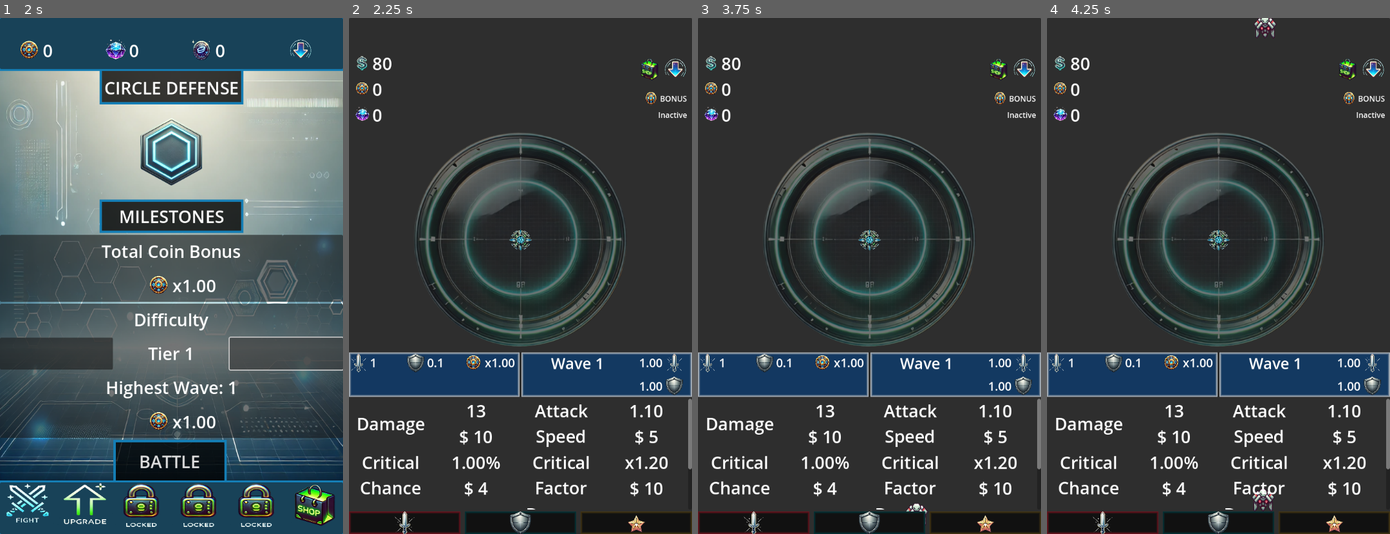
Above: before the commit, frames 1-4 (left to right).
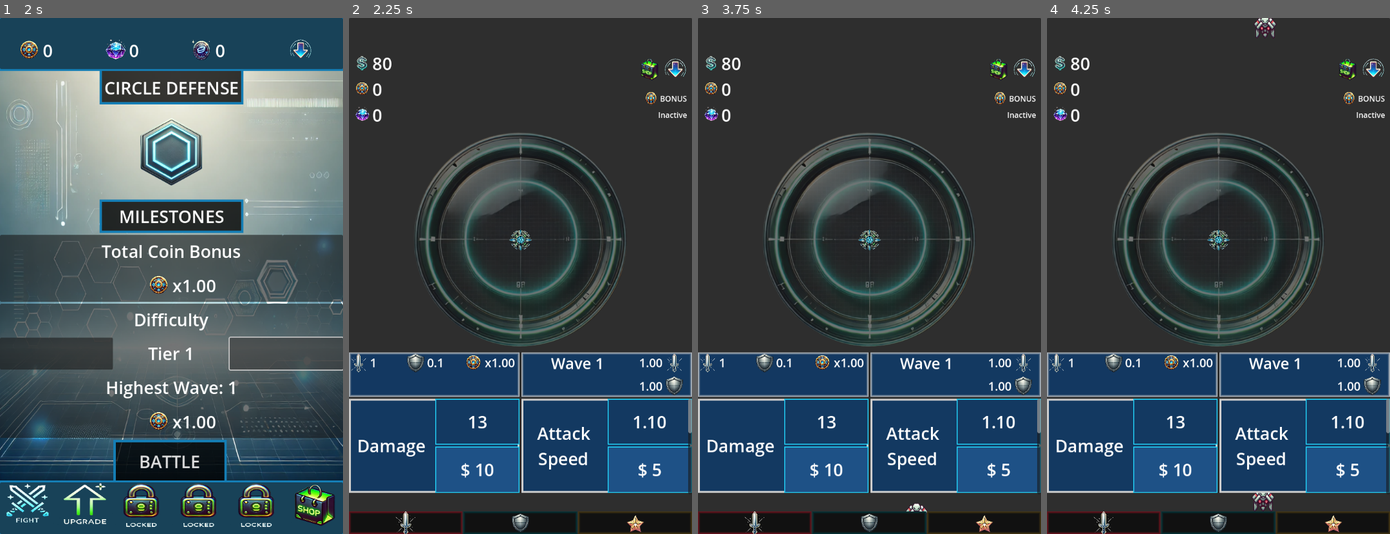
Above: after the commit, the same moments.

Repository: ascyrax/circle-defence
Game: Godot game, scene res://main.tscn
Same seed, same stepped clock (60 frames per second), same inputs: the game is played once before the commit and once after it.
Inputs (mouse positions are in pixels of both pictures, inside the frame that each line leads up to):
- Up to frame 1 (2 s): click (54, 353) at 0.5 s; click (284, 353) at 1.25 s
- Up to frame 2 (2.25 s): click "BATTLE" at 2 s
- Up to frame 3 (3.75 s): tap Enter at 2.75 s; tap Space at 3.5 s
- Up to frame 4 (4.25 s): no input

Frame 1 is identical in both runs. In frame 2, 19% of the frame differs, in the area x 0-100%, y 73-100%; in frame 3, 19%; in frame 4, 19%.

Commit message:
upgrade scrolling works

Diff:
--- a/attack_upgrades.tscn
+++ b/attack_upgrades.tscn
@@ -1,4 +1,27 @@
-[gd_scene format=3 uid="uid://bi2247ypwfyr6"]
+[gd_scene load_steps=4 format=3 uid="uid://bi2247ypwfyr6"]
+
+[sub_resource type="StyleBoxFlat" id="StyleBoxFlat_2irwn"]
+bg_color = Color(0.0745098, 0.223529, 0.380392, 1)
+border_width_left = 4
+border_width_top = 4
+border_width_right = 4
+border_width_bottom = 4
+
+[sub_resource type="StyleBoxFlat" id="StyleBoxFlat_f065n"]
+bg_color = Color(0.0745098, 0.223529, 0.380392, 1)
+border_width_left = 2
+border_width_top = 2
+border_width_right = 2
+border_width_bottom = 2
+border_color = Color(0.133333, 0.815686, 0.968627, 1)
+
+[sub_resource type="StyleBoxFlat" id="StyleBoxFlat_7nfec"]
+bg_color = Color(0.119968, 0.31667, 0.524299, 1)
+border_width_left = 2
+border_width_top = 2
+border_width_right = 2
+border_width_bottom = 2
+border_color = Color(0.133333, 0.815686, 0.968627, 1)
 
 [node name="AttackUpgrades" type="Control"]
 layout_mode = 3
@@ -7,29 +30,37 @@
 anchor_bottom = 1.0
 grow_horizontal = 2
 grow_vertical = 2
+size_flags_horizontal = 3
+size_flags_vertical = 3
 
 [node name="ScrollContainer" type="ScrollContainer" parent="."]
-layout_mode = 1
-anchors_preset = 15
-anchor_right = 1.0
-anchor_bottom = 1.0
-grow_horizontal = 2
-grow_vertical = 2
+layout_mode = 0
+offset_right = 720.0
+offset_bottom = 200.0
 
 [node name="VBoxContainer" type="VBoxContainer" parent="ScrollContainer"]
-layout_mode = 2
-size_flags_horizontal = 3
-size_flags_vertical = 3
+custom_minimum_size = Vector2(720, 600)
+layout_mode = 2
 
 [node name="Attack" type="HBoxContainer" parent="ScrollContainer/VBoxContainer"]
 layout_mode = 2
 size_flags_vertical = 3
 
-[node name="Damage" type="HBoxContainer" parent="ScrollContainer/VBoxContainer/Attack"]
-layout_mode = 2
-size_flags_horizontal = 3
-
-[node name="Title" type="Label" parent="ScrollContainer/VBoxContainer/Attack/Damage"]
+[node name="Damage" type="Panel" parent="ScrollContainer/VBoxContainer/Attack"]
+layout_mode = 2
+size_flags_horizontal = 3
+theme_override_styles/panel = SubResource("StyleBoxFlat_2irwn")
+
+[node name="Damage" type="HBoxContainer" parent="ScrollContainer/VBoxContainer/Attack/Damage"]
+layout_mode = 1
+anchors_preset = 15
+anchor_right = 1.0
+anchor_bottom = 1.0
+grow_horizontal = 2
+grow_vertical = 2
+size_flags_horizontal = 3
+
+[node name="Title" type="Label" parent="ScrollContainer/VBoxContainer/Attack/Damage/Damage"]
 layout_mode = 2
 size_flags_horizontal = 3
 size_flags_vertical = 1
@@ -38,32 +69,44 @@
 horizontal_alignment = 1
 vertical_alignment = 1
 
-[node name="VBoxContainer" type="VBoxContainer" parent="ScrollContainer/VBoxContainer/Attack/Damage"]
-layout_mode = 2
-size_flags_horizontal = 3
-
-[node name="Value" type="Label" parent="ScrollContainer/VBoxContainer/Attack/Damage/VBoxContainer"]
-layout_mode = 2
-size_flags_vertical = 3
-theme_override_font_sizes/font_size = 36
+[node name="VBoxContainer" type="VBoxContainer" parent="ScrollContainer/VBoxContainer/Attack/Damage/Damage"]
+layout_mode = 2
+size_flags_horizontal = 3
+
+[node name="Value" type="Label" parent="ScrollContainer/VBoxContainer/Attack/Damage/Damage/VBoxContainer"]
+layout_mode = 2
+size_flags_vertical = 3
+theme_override_font_sizes/font_size = 36
+theme_override_styles/normal = SubResource("StyleBoxFlat_f065n")
 text = "13
 "
 horizontal_alignment = 1
 vertical_alignment = 1
 
-[node name="UpgradeCost" type="Label" parent="ScrollContainer/VBoxContainer/Attack/Damage/VBoxContainer"]
-layout_mode = 2
-size_flags_vertical = 3
-theme_override_font_sizes/font_size = 36
+[node name="UpgradeCost" type="Label" parent="ScrollContainer/VBoxContainer/Attack/Damage/Damage/VBoxContainer"]
+layout_mode = 2
+size_flags_vertical = 3
+theme_override_font_sizes/font_size = 36
+theme_override_styles/normal = SubResource("StyleBoxFlat_7nfec")
 text = "$ 10"
 horizontal_alignment = 1
 vertical_alignment = 1
 
-[node name="AttackSpeed" type="HBoxContainer" parent="ScrollContainer/VBoxContainer/Attack"]
-layout_mode = 2
-size_flags_horizontal = 3
-
-[node name="Title" type="Label" parent="ScrollContainer/VBoxContainer/Attack/AttackSpeed"]
+[node name="Speed" type="Panel" parent="ScrollContainer/VBoxContainer/Attack"]
+layout_mode = 2
+size_flags_horizontal = 3
+theme_override_styles/panel = SubResource("StyleBoxFlat_2irwn")
+
+[node name="Speed" type="HBoxContainer" parent="ScrollContainer/VBoxContainer/Attack/Speed"]
+layout_mode = 1
+anchors_preset = 15
+anchor_right = 1.0
+anchor_bottom = 1.0
+grow_horizontal = 2
+grow_vertical = 2
+size_flags_horizontal = 3
+
+[node name="Title" type="Label" parent="ScrollContainer/VBoxContainer/Attack/Speed/Speed"]
 layout_mode = 2
 size_flags_horizontal = 3
 size_flags_vertical = 1
@@ -73,22 +116,24 @@
 horizontal_alignment = 1
 vertical_alignment = 1
 
-[node name="VBoxContainer" type="VBoxContainer" parent="ScrollContainer/VBoxContainer/Attack/AttackSpeed"]
-layout_mode = 2
-size_flags_horizontal = 3
-
-[node name="Value" type="Label" parent="ScrollContainer/VBoxContainer/Attack/AttackSpeed/VBoxContainer"]
-layout_mode = 2
-size_flags_vertical = 3
-theme_override_font_sizes/font_size = 36
+[node name="VBoxContainer" type="VBoxContainer" parent="ScrollContainer/VBoxContainer/Attack/Speed/Speed"]
+layout_mode = 2
+size_flags_horizontal = 3
+
+[node name="Value" type="Label" parent="ScrollContainer/VBoxContainer/Attack/Speed/Speed/VBoxContainer"]
+layout_mode = 2
+size_flags_vertical = 3
+theme_override_font_sizes/font_size = 36
+theme_override_styles/normal = SubResource("StyleBoxFlat_f065n")
 text = "1.10"
 horizontal_alignment = 1
 vertical_alignment = 1
 
-[node name="UpgradeCost" type="Label" parent="ScrollContainer/VBoxContainer/Attack/AttackSpeed/VBoxContainer"]
-layout_mode = 2
-size_flags_vertical = 3
-theme_override_font_sizes/font_size = 36
+[node name="UpgradeCost" type="Label" parent="ScrollContainer/VBoxContainer/Attack/Speed/Speed/VBoxContainer"]
+layout_mode = 2
+size_flags_vertical = 3
+theme_override_font_sizes/font_size = 36
+theme_override_styles/normal = SubResource("StyleBoxFlat_7nfec")
 text = "$ 5
 "
 horizontal_alignment = 1
@@ -98,11 +143,21 @@
 layout_mode = 2
 size_flags_vertical = 3
 
-[node name="CriticalChance" type="HBoxContainer" parent="ScrollContainer/VBoxContainer/Critical"]
-layout_mode = 2
-size_flags_horizontal = 3
-
-[node name="Title" type="Label" parent="ScrollContainer/VBoxContainer/Critical/CriticalChance"]
+[node name="Chance" type="Panel" parent="ScrollContainer/VBoxContainer/Critical"]
+layout_mode = 2
+size_flags_horizontal = 3
+theme_override_styles/panel = SubResource("StyleBoxFlat_2irwn")
+
+[node name="Chance" type="HBoxContainer" parent="ScrollContainer/VBoxContainer/Critical/Chance"]
+layout_mode = 1
+anchors_preset = 15
+anchor_right = 1.0
+anchor_bottom = 1.0
+grow_horizontal = 2
+grow_vertical = 2
+size_flags_horizontal = 3
+
+[node name="Title" type="Label" parent="ScrollContainer/VBoxContainer/Critical/Chance/Chance"]
 layout_mode = 2
 size_flags_horizontal = 3
 size_flags_vertical = 1
@@ -112,31 +167,43 @@
 horizontal_alignment = 1
 vertical_alignment = 1
 
-[node name="VBoxContainer" type="VBoxContainer" parent="ScrollContainer/VBoxContainer/Critical/CriticalChance"]
-layout_mode = 2
-size_flags_horizontal = 3
-
-[node name="Value" type="Label" parent="ScrollContainer/VBoxContainer/Critical/CriticalChance/VBoxContainer"]
-layout_mode = 2
-size_flags_vertical = 3
-theme_override_font_sizes/font_size = 36
+[node name="VBoxContainer" type="VBoxContainer" parent="ScrollContainer/VBoxContainer/Critical/Chance/Chance"]
+layout_mode = 2
+size_flags_horizontal = 3
+
+[node name="Value" type="Label" parent="ScrollContainer/VBoxContainer/Critical/Chance/Chance/VBoxContainer"]
+layout_mode = 2
+size_flags_vertical = 3
+theme_override_font_sizes/font_size = 36
+theme_override_styles/normal = SubResource("StyleBoxFlat_f065n")
 text = "1.00%"
 horizontal_alignment = 1
 vertical_alignment = 1
 
-[node name="UpgradeCost" type="Label" parent="ScrollContainer/VBoxContainer/Critical/CriticalChance/VBoxContainer"]
-layout_mode = 2
-size_flags_vertical = 3
-theme_override_font_sizes/font_size = 36
+[node name="UpgradeCost" type="Label" parent="ScrollContainer/VBoxContainer/Critical/Chance/Chance/VBoxContainer"]
+layout_mode = 2
+size_flags_vertical = 3
+theme_override_font_sizes/font_size = 36
+theme_override_styles/normal = SubResource("StyleBoxFlat_7nfec")
 text = "$ 4"
 horizontal_alignment = 1
 vertical_alignment = 1
 
-[node name="AttackSpeed" type="HBoxContainer" parent="ScrollContainer/VBoxContainer/Critical"]
-layout_mode = 2
-size_flags_horizontal = 3
-
-[node name="Title" type="Label" parent="ScrollContainer/VBoxContainer/Critical/AttackSpeed"]
+[node name="Factor" type="Panel" parent="ScrollContainer/VBoxContainer/Critical"]
+layout_mode = 2
+size_flags_horizontal = 3
+theme_override_styles/panel = SubResource("StyleBoxFlat_2irwn")
+
+[node name="Factor2" type="HBoxContainer" parent="ScrollContainer/VBoxContainer/Critical/Factor"]
+layout_mode = 1
+anchors_preset = 15
+anchor_right = 1.0
+anchor_bottom = 1.0
+grow_horizontal = 2
+grow_vertical = 2
+size_flags_horizontal = 3
+
+[node name="Title" type="Label" parent="ScrollContainer/VBoxContainer/Critical/Factor/Factor2"]
 layout_mode = 2
 size_flags_horizontal = 3
 size_flags_vertical = 1
@@ -146,22 +213,24 @@
 horizontal_alignment = 1
 vertical_alignment = 1
 
-[node name="VBoxContainer" type="VBoxContainer" parent="ScrollContainer/VBoxContainer/Critical/AttackSpeed"]
-layout_mode = 2
-size_flags_horizontal = 3
-
-[node name="Value" type="Label" parent="ScrollContainer/VBoxContainer/Critical/AttackSpeed/VBoxContainer"]
-layout_mode = 2
-size_flags_vertical = 3
-theme_override_font_sizes/font_size = 36
+[node name="VBoxContainer" type="VBoxContainer" parent="ScrollContainer/VBoxContainer/Critical/Factor/Factor2"]
+layout_mode = 2
+size_flags_horizontal = 3
+
+[node name="Value" type="Label" parent="ScrollContainer/VBoxContainer/Critical/Factor/Factor2/VBoxContainer"]
+layout_mode = 2
+size_flags_vertical = 3
+theme_override_font_sizes/font_size = 36
+theme_override_styles/normal = SubResource("StyleBoxFlat_f065n")
 text = "x1.20"
 horizontal_alignment = 1
 vertical_alignment = 1
 
-[node name="UpgradeCost" type="Label" parent="ScrollContainer/VBoxContainer/Critical/AttackSpeed/VBoxContainer"]
-layout_mode = 2
-size_flags_vertical = 3
-theme_override_font_sizes/font_size = 36
+[node name="UpgradeCost" type="Label" parent="ScrollContainer/VBoxContainer/Critical/Factor/Factor2/VBoxContainer"]
+layout_mode = 2
+size_flags_vertical = 3
+theme_override_font_sizes/font_size = 36
+theme_override_styles/normal = SubResource("StyleBoxFlat_7nfec")
 text = "$ 10
 "
 horizontal_alignment = 1
@@ -171,11 +240,21 @@
 layout_mode = 2
 size_flags_vertical = 3
 
-[node name="Range" type="HBoxContainer" parent="ScrollContainer/VBoxContainer/Range"]
-layout_mode = 2
-size_flags_horizontal = 3
-
-[node name="Title" type="Label" parent="ScrollContainer/VBoxContainer/Range/Range"]
+[node name="Range" type="Panel" parent="ScrollContainer/VBoxContainer/Range"]
+layout_mode = 2
+size_flags_horizontal = 3
+theme_override_styles/panel = SubResource("StyleBoxFlat_2irwn")
+
+[node name="Range" type="HBoxContainer" parent="ScrollContainer/VBoxContainer/Range/Range"]
+layout_mode = 1
+anchors_preset = 15
+anchor_right = 1.0
+anchor_bottom = 1.0
+grow_horizontal = 2
+grow_vertical = 2
+size_flags_horizontal = 3
+
+[node name="Title" type="Label" parent="ScrollContainer/VBoxContainer/Range/Range/Range"]
 layout_mode = 2
 size_flags_horizontal = 3
 size_flags_vertical = 1
@@ -184,31 +263,43 @@
 horizontal_alignment = 1
 vertical_alignment = 1
 
-[node name="VBoxContainer" type="VBoxContainer" parent="ScrollContainer/VBoxContainer/Range/Range"]
-layout_mode = 2
-size_flags_horizontal = 3
-
-[node name="Value" type="Label" parent="ScrollContainer/VBoxContainer/Range/Range/VBoxContainer"]
-layout_mode = 2
-size_flags_vertical = 3
-theme_override_font_sizes/font_size = 36
+[node name="VBoxContainer" type="VBoxContainer" parent="ScrollContainer/VBoxContainer/Range/Range/Range"]
+layout_mode = 2
+size_flags_horizontal = 3
+
+[node name="Value" type="Label" parent="ScrollContainer/VBoxContainer/Range/Range/Range/VBoxContainer"]
+layout_mode = 2
+size_flags_vertical = 3
+theme_override_font_sizes/font_size = 36
+theme_override_styles/normal = SubResource("StyleBoxFlat_f065n")
 text = "30.00m"
 horizontal_alignment = 1
 vertical_alignment = 1
 
-[node name="UpgradeCost" type="Label" parent="ScrollContainer/VBoxContainer/Range/Range/VBoxContainer"]
-layout_mode = 2
-size_flags_vertical = 3
-theme_override_font_sizes/font_size = 36
+[node name="UpgradeCost" type="Label" parent="ScrollContainer/VBoxContainer/Range/Range/Range/VBoxContainer"]
+layout_mode = 2
+size_flags_vertical = 3
+theme_override_font_sizes/font_size = 36
+theme_override_styles/normal = SubResource("StyleBoxFlat_7nfec")
 text = "$ 10"
 horizontal_alignment = 1
 vertical_alignment = 1
 
-[node name="DamagePerMeter" type="HBoxContainer" parent="ScrollContainer/VBoxContainer/Range"]
-layout_mode = 2
-size_flags_horizontal = 3
-
-[node name="Title" type="Label" parent="ScrollContainer/VBoxContainer/Range/DamagePerMeter"]
+[node name="DamagePerMeter" type="Panel" parent="ScrollContainer/VBoxContainer/Range"]
+layout_mode = 2
+size_flags_horizontal = 3
+theme_override_styles/panel = SubResource("StyleBoxFlat_2irwn")
+
+[node name="DamagePerMeter" type="HBoxContainer" parent="ScrollContainer/VBoxContainer/Range/DamagePerMeter"]
+layout_mode = 1
+anchors_preset = 15
+anchor_right = 1.0
+anchor_bottom = 1.0
+grow_horizontal = 2
+grow_vertical = 2
+size_flags_horizontal = 3
+
+[node name="Title" type="Label" parent="ScrollContainer/VBoxContainer/Range/DamagePerMeter/DamagePerMeter"]
 layout_mode = 2
 size_flags_horizontal = 3
 size_flags_vertical = 1
@@ -219,22 +310,24 @@
 horizontal_alignment = 1
 vertical_alignment = 1
 
-[node name="VBoxContainer" type="VBoxContainer" parent="ScrollContainer/VBoxContainer/Range/DamagePerMeter"]
-layout_mode = 2
-size_flags_horizontal = 3
-
-[node name="Value" type="Label" parent="ScrollContainer/VBoxContainer/Range/DamagePerMeter/VBoxContainer"]
-layout_mode = 2
-size_flags_vertical = 3
-theme_override_font_sizes/font_size = 36
+[node name="VBoxContainer" type="VBoxContainer" parent="ScrollContainer/VBoxContainer/Range/DamagePerMeter/DamagePerMeter"]
+layout_mode = 2
+size_flags_horizontal = 3
+
+[node name="Value" type="Label" parent="ScrollContainer/VBoxContainer/Range/DamagePerMeter/DamagePerMeter/VBoxContainer"]
+layout_mode = 2
+size_flags_vertical = 3
+theme_override_font_sizes/font_size = 36
+theme_override_styles/normal = SubResource("StyleBoxFlat_f065n")
 text = "x1.0000/m"
 horizontal_alignment = 1
 vertical_alignment = 1
 
-[node name="UpgradeCost" type="Label" parent="ScrollContainer/VBoxContainer/Range/DamagePerMeter/VBoxContainer"]
-layout_mode = 2
-size_flags_vertical = 3
-theme_override_font_sizes/font_size = 36
+[node name="UpgradeCost" type="Label" parent="ScrollContainer/VBoxContainer/Range/DamagePerMeter/DamagePerMeter/VBoxContainer"]
+layout_mode = 2
+size_flags_vertical = 3
+theme_override_font_sizes/font_size = 36
+theme_override_styles/normal = SubResource("StyleBoxFlat_7nfec")
 text = "$ 30
 "
 horizontal_alignment = 1
--- a/gamePlay.tscn
+++ b/gamePlay.tscn
@@ -386,7 +386,7 @@
 layout_mode = 2
 size_flags_vertical = 3
 size_flags_stretch_ratio = 0.5
-theme_override_constants/separation = 9
+theme_override_constants/separation = 2
 
 [node name="Attack" type="Panel" parent="Panel/VBoxContainer/UpgradeNav"]
 layout_mode = 2
@@ -394,7 +394,7 @@
 theme_override_styles/panel = SubResource("StyleBoxFlat_tjbum")
 
 [node name="Attack" type="TextureRect" parent="Panel/VBoxContainer/UpgradeNav/Attack"]
-custom_minimum_size = Vector2(50, 50)
+custom_minimum_size = Vector2(40, 40)
 layout_mode = 1
 anchors_preset = 8
 anchor_left = 0.5
@@ -418,7 +418,31 @@
 theme_override_styles/panel = SubResource("StyleBoxFlat_eqcre")
 
 [node name="Defense" type="TextureRect" parent="Panel/VBoxContainer/UpgradeNav/Defense"]
-custom_minimum_size = Vector2(50, 50)
+custom_minimum_size = Vector2(40, 40)
+layout_mode = 1
+anchors_preset = 8
+anchor_left = 0.5
+anchor_top = 0.5
+anchor_right = 0.5
+anchor_bottom = 0.5
+offset_left = -20.0
+offset_top = -20.0
+offset_right = 20.0
+offset_bottom = 20.0
+grow_horizontal = 2
+grow_vertical = 2
+size_flags_horizontal = 6
+size_flags_vertical = 4
+texture = ExtResource("10_jb71w")
+expand_mode = 1
+
+[node name="Special" type="Panel" parent="Panel/VBoxContainer/UpgradeNav"]
+layout_mode = 2
+size_flags_horizontal = 3
+theme_override_styles/panel = SubResource("StyleBoxFlat_fhhb4")
+
+[node name="Special" type="TextureRect" parent="Panel/VBoxContainer/UpgradeNav/Special"]
+custom_minimum_size = Vector2(40, 40)
 layout_mode = 1
 anchors_preset = 8
 anchor_left = 0.5
@@ -432,30 +456,6 @@
 grow_horizontal = 2
 grow_vertical = 2
 size_flags_horizontal = 6
-size_flags_vertical = 4
-texture = ExtResource("10_jb71w")
-expand_mode = 1
-
-[node name="Special" type="Panel" parent="Panel/VBoxContainer/UpgradeNav"]
-layout_mode = 2
-size_flags_horizontal = 3
-theme_override_styles/panel = SubResource("StyleBoxFlat_fhhb4")
-
-[node name="Special" type="TextureRect" parent="Panel/VBoxContainer/UpgradeNav/Special"]
-custom_minimum_size = Vector2(50, 50)
-layout_mode = 1
-anchors_preset = 8
-anchor_left = 0.5
-anchor_top = 0.5
-anchor_right = 0.5
-anchor_bottom = 0.5
-offset_left = -25.0
-offset_top = -25.0
-offset_right = 25.0
-offset_bottom = 25.0
-grow_horizontal = 2
-grow_vertical = 2
-size_flags_horizontal = 6
 texture = ExtResource("11_m7p7c")
 expand_mode = 1
 
Not shown, changed: art/.DS_Store
